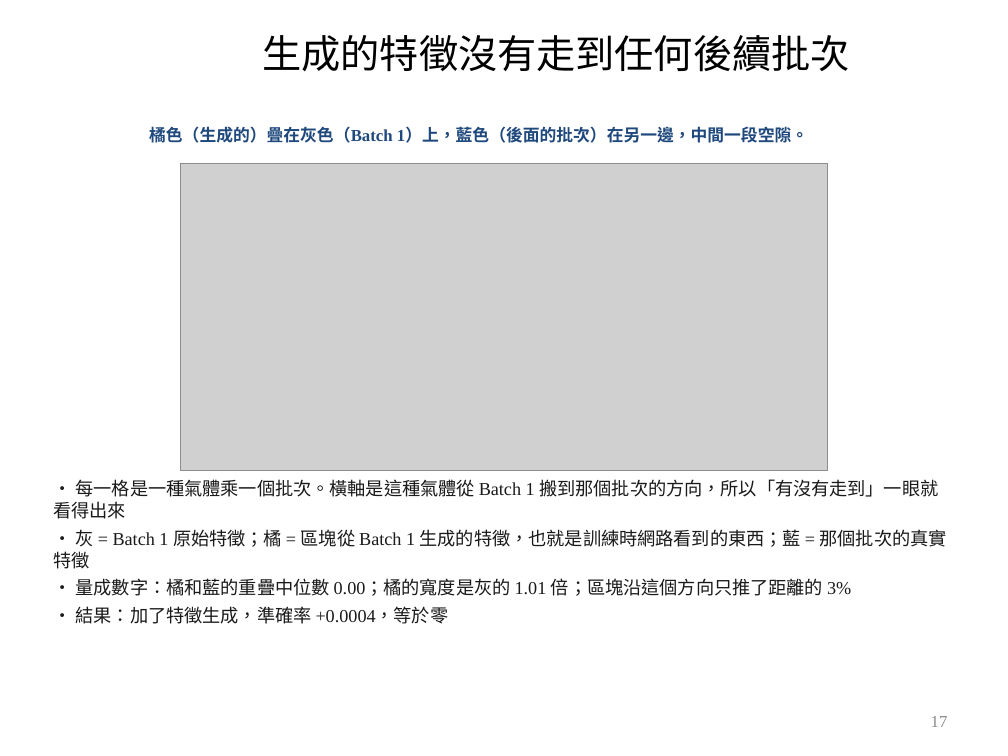
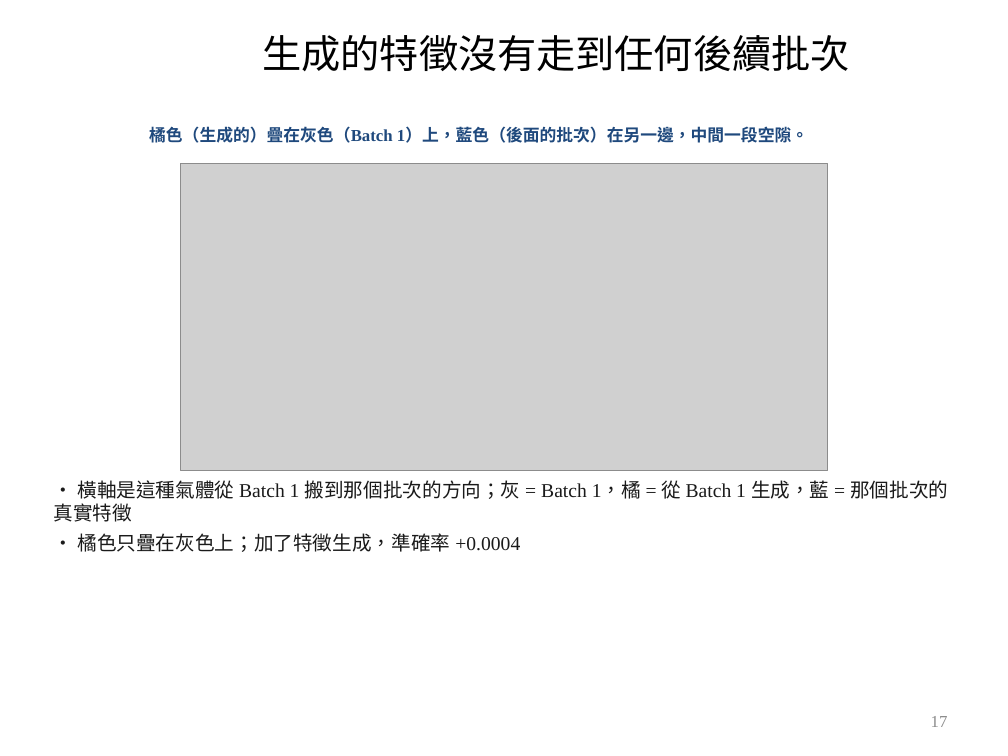
Before and after one commit to wintera1233/cdcnn, a slide deck: slide 17 of reports/09-22-merged.pptx. Drawn at 1008x756 pixels with LibreOffice and Linux fonts; fonts in the diff are those of the drawing; grey boxes stand for pictures; background and template pictures are left out. Boxes give left, top, right and bottom in pixels: in the first picture for what was removed or moved away, otherwise in the second. Text is boxed around its words. In the diff, an @@ line names an element or a change of style, - is before the commit and + after.

```diff
--- a/reports/09-22-merged.pptx
+++ b/reports/09-22-merged.pptx
@@ text at bbox=[53, 480, 948, 552]: text changed; size 13 to 14 pt @@
-• 每一格是一種氣體乘一個批次。橫軸是這種氣體從 Batch 1 搬到那個批次的方向，所以「有沒有走到」一眼就看得出來
-• 灰 = Batch 1 原始特徵；橘 = 區塊從 Batch 1 生成的特徵，也就是訓練時網路看到的東西；藍 = 那個批次的真實特徵
-• 量成數字：橘和藍的重疊中位數 0.00；橘的寬度是灰的 1.01 倍；區塊沿這個方向只推了距離的 3%
-• 結果：加了特徵生成，準確率 +0.0004，等於零
+• 橫軸是這種氣體從 Batch 1 搬到那個批次的方向；灰 = Batch 1，橘 = 從 Batch 1 生成，藍 = 那個批次的真實特徵
+• 橘色只疊在灰色上；加了特徵生成，準確率 +0.0004
```
Also in this commit, not shown: 10 other slides changed, 2 other files.
